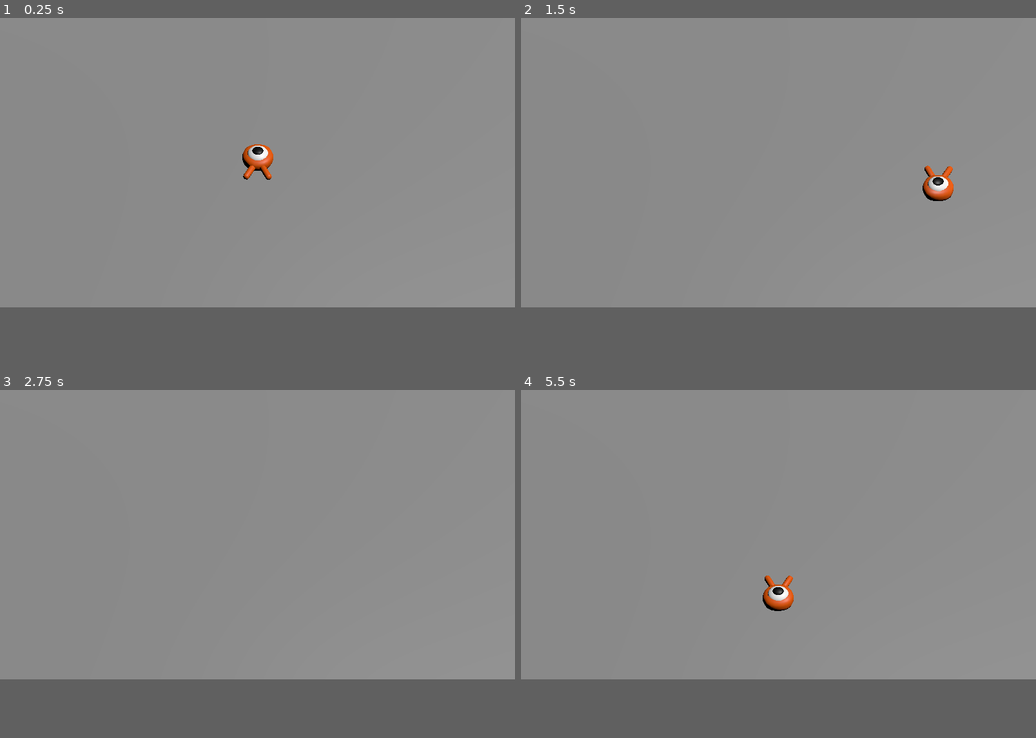
Above: before the commit, frames 1-4 (two rows, left to right).
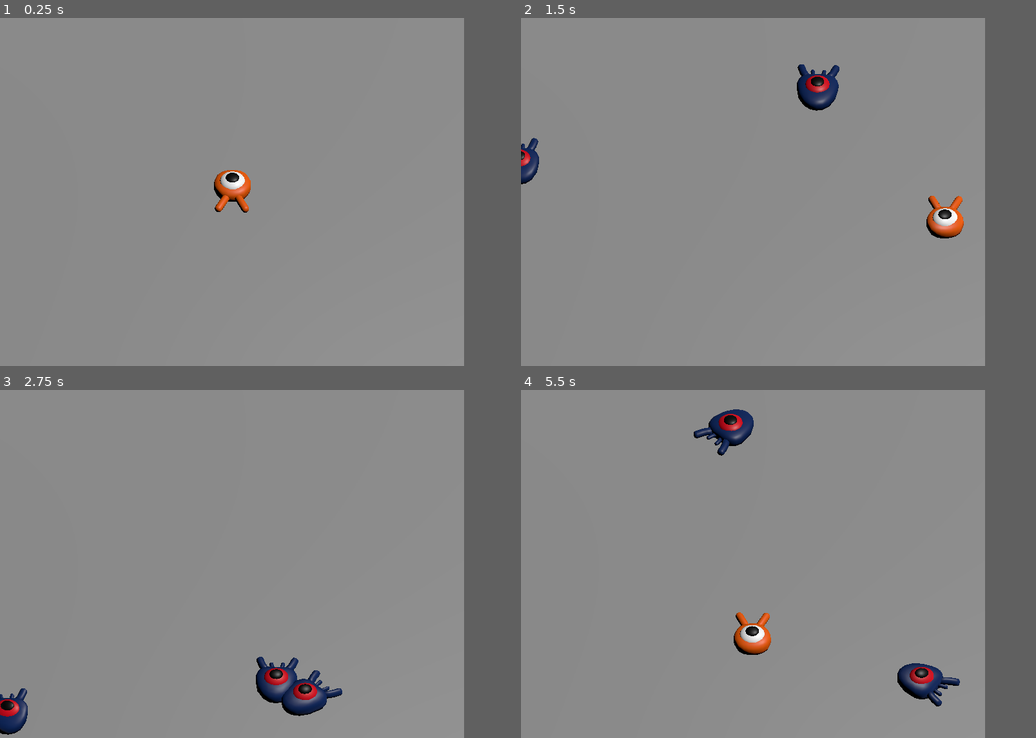
Above: after the commit, the same moments.

Repository: dwatsonlisd/Squash-the-creeps
Game: Godot game, scene res://main.tscn
Two runs of this game, one before a commit and one after it. Both use one fixed random seed, a clock stepped at 60 frames per second and the inputs below.
Inputs:
- Up to frame 1 (0.25 s): no input
- Up to frame 2 (1.5 s): tap Enter at 0.5 s; hold D (move_right) 0.53-1.28 s; hold S (move_back) from 1.28 s (still down)
- Up to frame 3 (2.75 s): release S (move_back) at 2.03 s; hold D (move_right) from 2.03 s (still down)
- Up to frame 4 (5.5 s): release D (move_right) at 2.78 s; hold Up (move_forward) 2.78-3.53 s; hold Left (move_left) 3.53-5.03 s; hold S (move_back) from 5.03 s (still down)
In our replay, the window is 799x449 before the commit and 720x540 after it. These sizes can differ from the game's own. Grey fills any space a smaller window leaves; there, only what the larger window draws over its background counts as a difference.

The runs differ from the first frame. In frame 1, 1.1% of the frame differs, in the area x 41-54%, y 36-56%; in frame 2, 2.2%; in frame 3, 2.1%; in frame 4, 2.8%, in the area x 33-86%, y 5-91%.

Commit message:
Coded mod spawn

Diff:
--- /dev/null
+++ b/main.gd
@@ -0,0 +1,21 @@
+extends Node
+
+@export var mob_scene: PackedScene
+
+
+
+func _on_mob_timer_timeout() -> void:
+	# Create a new instance of the Mob scene.
+	var mob = mob_scene.instantiate()
+
+	# Choose a random location on the SpawnPath.
+	# We store the reference to the SpawnLocation node.
+	var mob_spawn_location = get_node("SpawnPath/SpawnLocation")
+	# And give it a random offset.
+	mob_spawn_location.progress_ratio = randf()
+
+	var player_position = $Player.position
+	mob.initialize(mob_spawn_location.position, player_position)
+
+	# Spawn the mob by adding it to the Main scene.
+	add_child(mob)
--- a/main.tscn
+++ b/main.tscn
@@ -1,6 +1,8 @@
-[gd_scene load_steps=4 format=3 uid="uid://bmy45ig51q2tn"]
+[gd_scene load_steps=9 format=3 uid="uid://bmy45ig51q2tn"]
 
+[ext_resource type="Script" uid="uid://f2ayyom810ig" path="res://main.gd" id="1_h2yge"]
 [ext_resource type="PackedScene" uid="uid://cvdmlwdft57e8" path="res://player.tscn" id="1_ig7tw"]
+[ext_resource type="PackedScene" uid="uid://phpiuha3el40" path="res://mob.tscn" id="2_1bvp3"]
 
 [sub_resource type="BoxShape3D" id="BoxShape3D_7dm0k"]
 size = Vector3(60, 2, 60)
@@ -8,7 +10,23 @@
 [sub_resource type="BoxMesh" id="BoxMesh_ig7tw"]
 size = Vector3(60, 2, 60)
 
+[sub_resource type="StandardMaterial3D" id="StandardMaterial3D_lquwl"]
+albedo_color = Color(0.968627, 0.545098, 0, 1)
+
+[sub_resource type="CylinderMesh" id="CylinderMesh_7mycd"]
+material = SubResource("StandardMaterial3D_lquwl")
+
+[sub_resource type="Curve3D" id="Curve3D_272bh"]
+closed = true
+_data = {
+"points": PackedVector3Array(0, 0, 0, 0, 0, 0, -13.2389, 0, -14.0695, 0, 0, 0, 0, 0, 0, 12.984, 0, -14.2155, 0, 0, 0, 0, 0, 0, 13.2422, 0, 14.8342, 0, 0, 0, 0, 0, 0, -12.9077, 0, 15.0534),
+"tilts": PackedFloat32Array(0, 0, 0, 0)
+}
+point_count = 4
+
 [node name="Main" type="Node"]
+script = ExtResource("1_h2yge")
+mob_scene = ExtResource("2_1bvp3")
 
 [node name="Ground" type="StaticBody3D" parent="."]
 transform = Transform3D(1, 0, 0, 0, 1, 0, 0, 0, 1, 0, -1, 0)
@@ -32,3 +50,33 @@
 transform = Transform3D(1, 0, 0, 0, 1, 0, 0, 0, 1, 0, 0, 19)
 projection = 1
 size = 19.0
+
+[node name="Cylinders" type="Node3D" parent="."]
+
+[node name="MeshInstance3D" type="MeshInstance3D" parent="Cylinders"]
+transform = Transform3D(1, 0, 0, 0, 1, 0, 0, 0, 1, -13, 0, -14)
+mesh = SubResource("CylinderMesh_7mycd")
+
+[node name="MeshInstance3D2" type="MeshInstance3D" parent="Cylinders"]
+transform = Transform3D(1, 0, 0, 0, 1, 0, 0, 0, 1, 13, 0, -14)
+mesh = SubResource("CylinderMesh_7mycd")
+
+[node name="MeshInstance3D3" type="MeshInstance3D" parent="Cylinders"]
+transform = Transform3D(1, 0, 0, 0, 1, 0, 0, 0, 1, 13, 0, 15)
+mesh = SubResource("CylinderMesh_7mycd")
+
+[node name="MeshInstance3D4" type="MeshInstance3D" parent="Cylinders"]
+transform = Transform3D(1, 0, 0, 0, 1, 0, 0, 0, 1, -13, 0, 15)
+mesh = SubResource("CylinderMesh_7mycd")
+
+[node name="SpawnPath" type="Path3D" parent="."]
+curve = SubResource("Curve3D_272bh")
+
+[node name="SpawnLocation" type="PathFollow3D" parent="SpawnPath"]
+transform = Transform3D(0.00557105, 0, -0.999985, 0, 1, 0, 0.999985, 0, 0.00557105, -13.2389, 0, -14.0695)
+
+[node name="MobTimer" type="Timer" parent="."]
+wait_time = 0.5
+autostart = true
+
+[connection signal="timeout" from="MobTimer" to="." method="_on_mob_timer_timeout"]
--- /dev/null
+++ b/mob.gd
@@ -0,0 +1,30 @@
+extends CharacterBody3D
+
+# Minimum speed of the mob in meters per second.
+@export var min_speed = 10
+# Maximum speed of the mob in meters per second.
+@export var max_speed = 18
+
+func _physics_process(_delta):
+	move_and_slide()
+
+# This function will be called from the Main scene.
+func initialize(start_position, player_position):
+	# We position the mob by placing it at start_position
+	# and rotate it towards player_position, so it looks at the player.
+	look_at_from_position(start_position, player_position, Vector3.UP)
+	# Rotate this mob randomly within range of -45 and +45 degrees,
+	# so that it doesn't move directly towards the player.
+	rotate_y(randf_range(-PI / 4, PI / 4))
+
+	# We calculate a random speed (integer)
+	var random_speed = randi_range(min_speed, max_speed)
+	# We calculate a forward velocity that represents the speed.
+	velocity = Vector3.FORWARD * random_speed
+	# We then rotate the velocity vector based on the mob's Y rotation
+	# in order to move in the direction the mob is looking.
+	velocity = velocity.rotated(Vector3.UP, rotation.y)
+
+
+func _on_visible_on_screen_notifier_3d_screen_exited():
+	queue_free()
--- a/mob.tscn
+++ b/mob.tscn
@@ -1,11 +1,13 @@
-[gd_scene load_steps=3 format=3 uid="uid://phpiuha3el40"]
+[gd_scene load_steps=4 format=3 uid="uid://phpiuha3el40"]
 
 [ext_resource type="PackedScene" uid="uid://dnhwt0f0uq8vh" path="res://art/mob.glb" id="1_dy6sc"]
+[ext_resource type="Script" uid="uid://2mf70nfdpyr6" path="res://mob.gd" id="1_nokgg"]
 
 [sub_resource type="BoxShape3D" id="BoxShape3D_nokgg"]
 size = Vector3(1.36322, 1.11627, 1.97945)
 
 [node name="Mob" type="CharacterBody3D"]
+script = ExtResource("1_nokgg")
 
 [node name="Pivot" type="Node3D" parent="."]
 
@@ -14,3 +16,9 @@
 [node name="CollisionShape3D" type="CollisionShape3D" parent="."]
 transform = Transform3D(1, 0, 0, 0, 1, 0, 0, 0, 1, -0.00930786, 0.319595, 0.018589)
 shape = SubResource("BoxShape3D_nokgg")
+
+[node name="VisibleOnScreenNotifier3D" type="VisibleOnScreenNotifier3D" parent="."]
+transform = Transform3D(1, 0, 0, 0, 1, 0, 0, 0, 1, 0.0200338, 0.340569, 0.280468)
+aabb = AABB(-1.14191, -0.611022, -1.64275, 2.28382, 1.22204, 3.28549)
+
+[connection signal="screen_exited" from="VisibleOnScreenNotifier3D" to="." method="_on_visible_on_screen_notifier_3d_screen_exited"]
--- a/project.godot
+++ b/project.godot
@@ -14,6 +14,11 @@
 run/main_scene="uid://bmy45ig51q2tn"
 config/features=PackedStringArray("4.4")
 config/icon="res://icon.png"
+
+[display]
+
+window/size/viewport_width=720
+window/size/viewport_height=540
 
 [input]
 
Not shown, added: main.gd.uid
Not shown, added: mob.gd.uid
